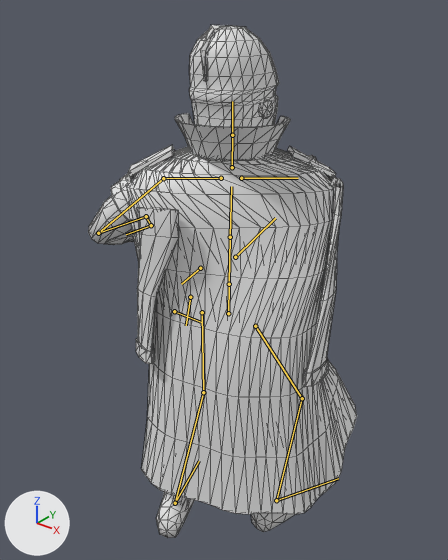
One commit to the glTF model models/characters/captain.glb: the scene before it, then after it.
The view is the same before and after, from a 50 mm camera at (1.183, -1.482, 2.032) aimed at (-0.096, 0.117, 1.041). The lights are fixed; the arrows at lower left show +X, +Y and +Z. The picture after the commit comes second. Both versions are drawn at frame 5 of the action 'sweep_LR'; the numbers are the values there. The bones that change, and the others that lie on the model, are drawn over the model as lines. Mesh edges are drawn as thin lines.

Objects in the first picture: 'Body', 'Coat', 'Trim'.
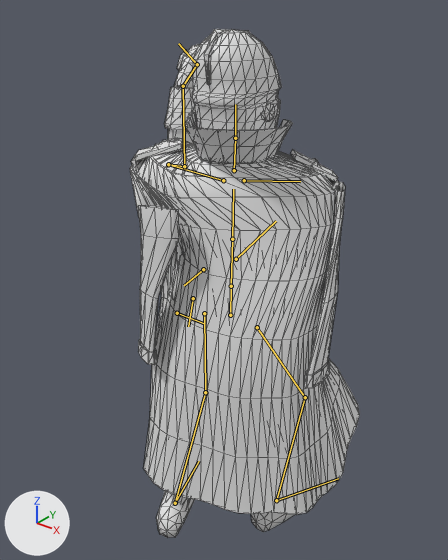
Location of each change, [x1, y1, x2, y2] in pixels of the pictures (448 x 560 px):
'Coat', posed: before [126, 113, 357, 515]; after [130, 112, 360, 515]
'Body', posed (27% narrower): before [88, 25, 318, 538]; after [152, 29, 320, 538]
'Trim', posed: before [126, 145, 338, 387]; after [131, 138, 340, 389]
bone 'Hips', root to tip: before (228, 313) to (229, 285); after (230, 315) to (231, 287)
bone 'Chest', root to tip: before (230, 237) to (231, 186); after (232, 239) to (233, 189)
bone 'Shoulder_L', root to tip: before (221, 178) to (163, 178); after (223, 180) to (168, 164)
bone 'UpperArm_L', root to tip: before (163, 178) to (98, 233); after (168, 164) to (184, 166)
bone 'LowerArm_L', root to tip: before (98, 233) to (146, 216); after (184, 166) to (183, 86)
bone 'Hand_L', root to tip: before (146, 216) to (151, 225); after (183, 86) to (197, 64)
bone 'UpperLeg_L', root to tip: before (202, 312) to (203, 392); after (204, 313) to (205, 392)
bone 'LowerLeg_L', root to tip: before (203, 392) to (175, 503); after (205, 392) to (175, 503)
bone 'UpperLeg_R', root to tip: before (255, 326) to (302, 398); after (257, 327) to (305, 397)
bone 'LowerLeg_R', root to tip: before (302, 398) to (276, 500); after (305, 397) to (276, 500)

Edits to the bpy script that builds the scene:
```text
Change bone_hips:
    where bone_hips = bpy.data.objects['Armature'].pose.bones['Hips']
    bone_hips.location: (0.0, -0.08, 0.023) -> (0.0, -0.091, 0.035)
Change bone_chest:
    where bone_chest = bpy.data.objects['Armature'].pose.bones['Chest']  # child of 'Spine'
    bone_chest.rotation_quaternion: (0.987, 0.013, 0.158, 0.002) -> (0.989, 0.013, 0.15, 0.002)  # degrees (2, 18, 0) -> degrees (2, 17, 0)
Change bone_shoulder_l:
    where bone_shoulder_l = bpy.data.objects['Armature'].pose.bones['Shoulder_L']  # child of 'Chest'
    bone_shoulder_l.rotation_quaternion: (1.0, 0.0, 0.0, 0.0) -> (0.99, 0.137, -0.004, -0.001)  # degrees (0, 0, 0) -> degrees (16, 0, 0)
Change bone_upperarm_l:
    where bone_upperarm_l = bpy.data.objects['Armature'].pose.bones['UpperArm_L']  # child of 'Shoulder_L'
    bone_upperarm_l.rotation_quaternion: (0.968, 0.143, 0.199, 0.052) -> (0.631, 0.582, -0.263, -0.442)  # degrees (19, 22, 10) -> degrees (79, 11, -61)
Change bone_lowerarm_l:
    where bone_lowerarm_l = bpy.data.objects['Armature'].pose.bones['LowerArm_L']  # child of 'UpperArm_L'
    bone_lowerarm_l.rotation_quaternion: (0.526, 0.552, -0.446, -0.468) -> (0.642, 0.722, -0.17, -0.192)  # degrees (90, 3, -81) -> degrees (96, 3, -30)
Change bone_hand_l:
    where bone_hand_l = bpy.data.objects['Armature'].pose.bones['Hand_L']  # child of 'LowerArm_L'
    bone_hand_l.rotation_quaternion: (-0.092, -0.541, -0.379, 0.745) -> (0.908, -0.365, -0.205, 0.021)  # degrees (105, 119, -35) -> degrees (-46, -21, 12)
Change bone_upperleg_l:
    where bone_upperleg_l = bpy.data.objects['Armature'].pose.bones['UpperLeg_L']  # child of 'Hips'
    bone_upperleg_l.rotation_quaternion: (0.988, 0.126, -0.065, 0.058) -> (0.987, 0.13, -0.069, 0.062)  # degrees (14, -8, 6) -> degrees (15, -9, 6)
Change bone_lowerleg_l:
    where bone_lowerleg_l = bpy.data.objects['Armature'].pose.bones['LowerLeg_L']  # child of 'UpperLeg_L'
    bone_lowerleg_l.rotation_quaternion: (0.946, -0.324, -0.001, 0.003) -> (0.938, -0.348, -0.002, 0.003)  # degrees (-38, 0, 0) -> degrees (-41, 0, 0)
Change bone_upperleg_r:
    where bone_upperleg_r = bpy.data.objects['Armature'].pose.bones['UpperLeg_R']  # child of 'Hips'
    bone_upperleg_r.rotation_quaternion: (0.944, 0.247, 0.206, -0.068) -> (0.943, 0.258, 0.2, -0.07)  # degrees (29, 25, -2) -> degrees (30, 24, -2)
Change bone_lowerleg_r:
    where bone_lowerleg_r = bpy.data.objects['Armature'].pose.bones['LowerLeg_R']  # child of 'UpperLeg_R'
    bone_lowerleg_r.rotation_quaternion: (0.943, -0.332, 0.001, -0.003) -> (0.932, -0.363, 0.002, -0.003)  # degrees (-39, 0, 0) -> degrees (-43, 0, 0)
```
